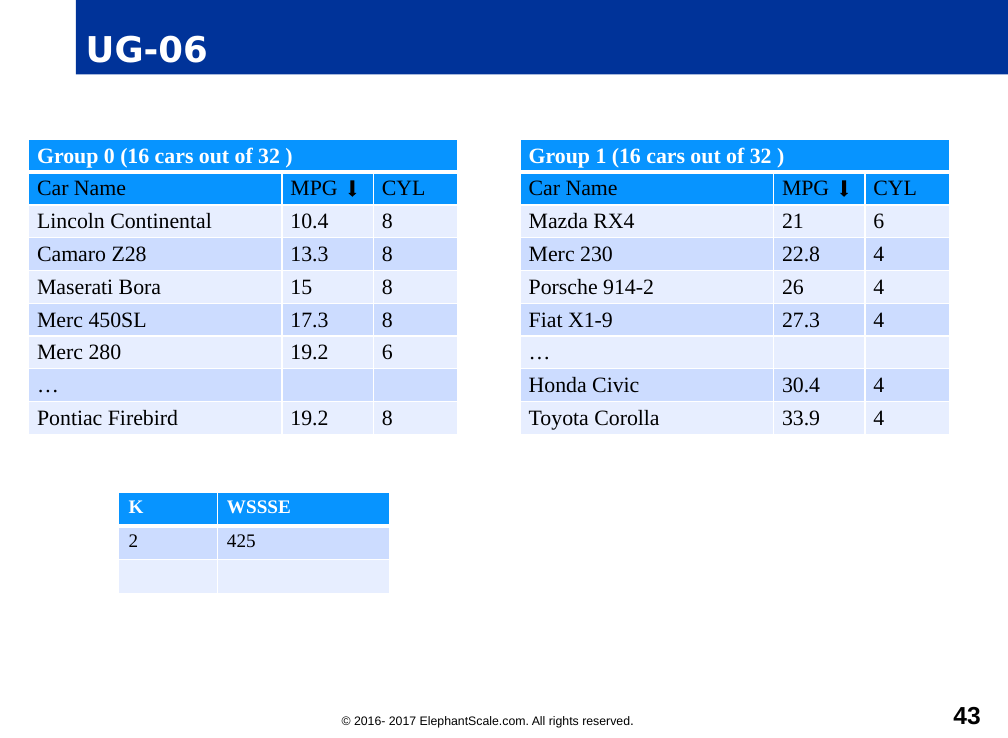
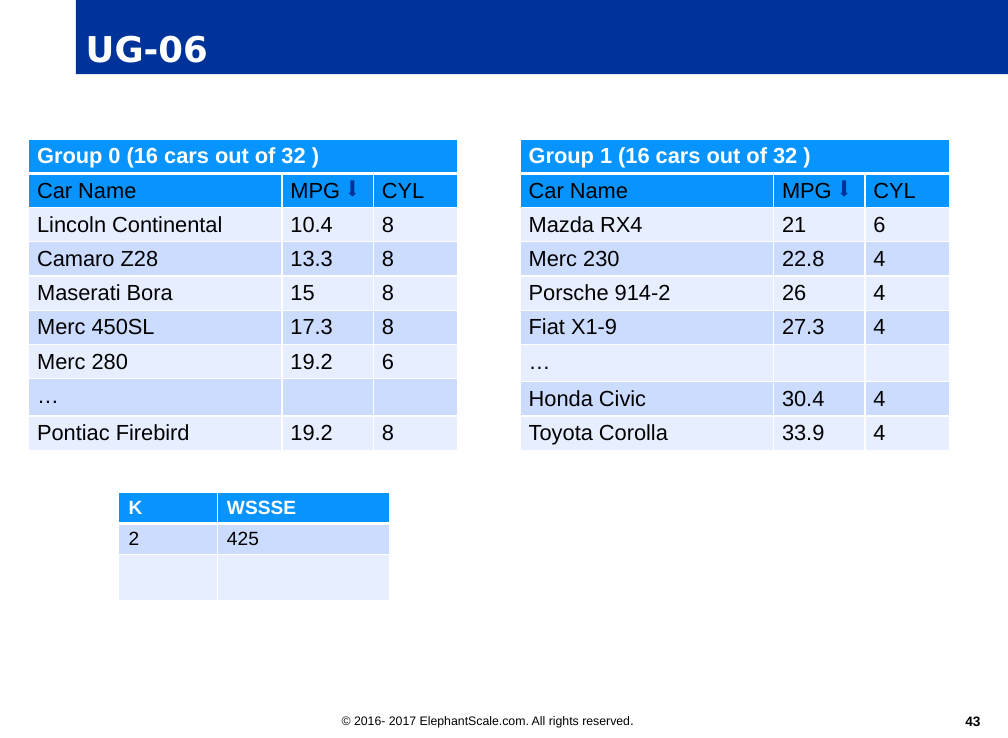
Before and after one commit to elephantscale/es-training-new, a slide deck: slide 43 of machine-learning/slides/Machine-Learning.pptx. Drawn at 1008x738 pixels with LibreOffice and Linux fonts; fonts in the diff are those of the drawing; background and template pictures are left out. Boxes give left, top, right and bottom in pixels: in the first picture for what was removed or moved away, otherwise in the second. Text is boxed around its words. In the diff, an @@ line names an element or a change of style, - is before the commit and + after.

```diff
--- a/machine-learning/slides/Machine-Learning.pptx
+++ b/machine-learning/slides/Machine-Learning.pptx
@@ table at box(29, 140, 458, 446) @@
@@ font Times New Roman to Arial @@
@@ borders changed @@
@@ table at box(520, 140, 950, 449) @@
@@ font Times New Roman to Arial @@
@@ borders changed @@
@@ down arrow at box(348, 180, 356, 197): fill #000000 to #003399 @@
@@ down arrow at box(840, 180, 848, 197): fill #000000 to #003399 @@
@@ table at box(119, 492, 389, 601) @@
@@ font Times New Roman to Arial @@
@@ borders changed @@
@@ page number at box(965, 716, 980, 726): size 18 to 10 pt @@
```
Also in this commit, not shown: 50 other slides changed, 3 slides added, 20 other files.
